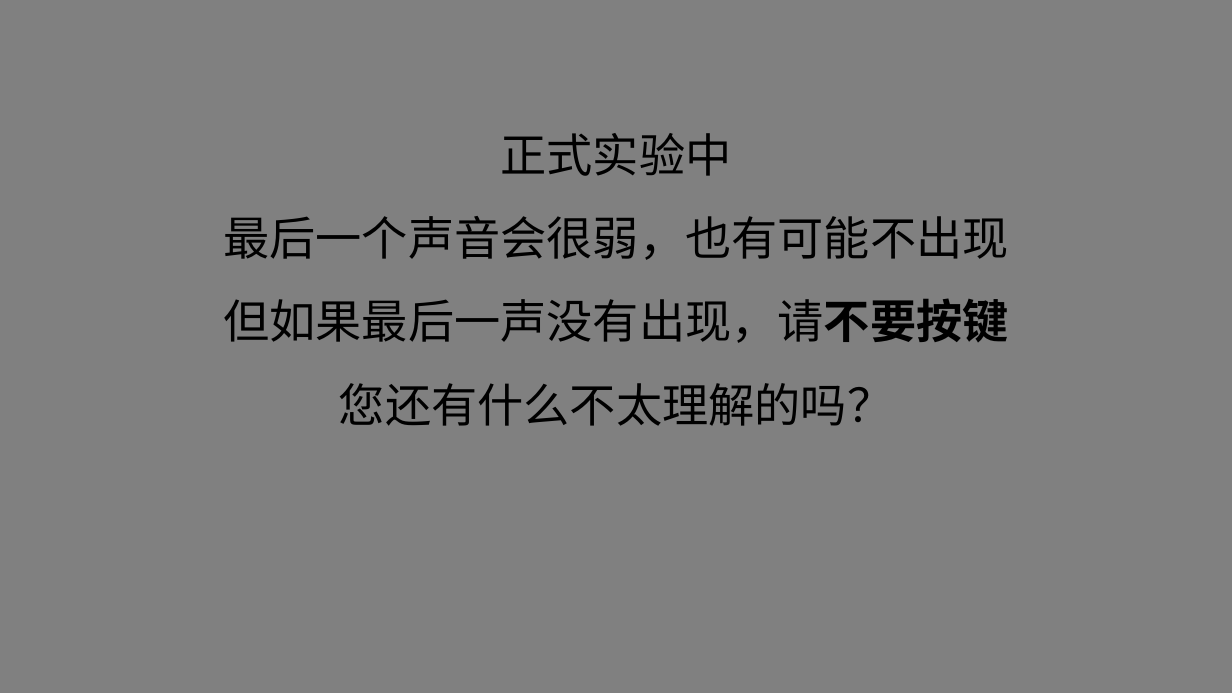
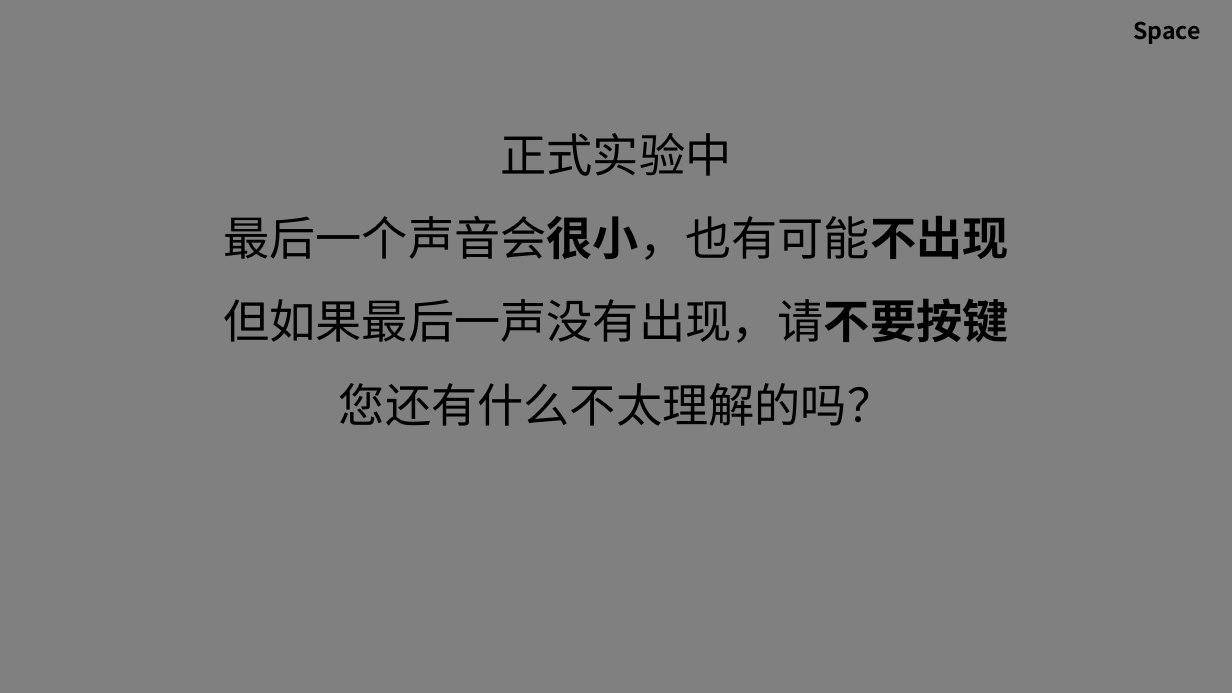
Before and after one commit to lyxose/RhythmicCue, a slide deck: slide 16 of Instructions/指导语.pptx (slide 14 before the commit). Drawn at 1232x693 pixels with LibreOffice and Linux fonts; fonts in the diff are those of the drawing. Boxes give left, top, right and bottom in pixels: in the first picture for what was removed or moved away, otherwise in the second. Text is boxed around its words. In the diff, an @@ line names an element or a change of style, - is before the commit and + after.

```diff
--- a/Instructions/指导语.pptx
+++ b/Instructions/指导语.pptx
@@ text added at <box>1133,21,1201,44</box>, 18 pt, text #000000, bold @@
+Space
@@ text at <box>223,216,1008,260</box>: text changed @@
-最后一个声音会很弱，也有可能不出现
+最后一个声音会很小，也有可能不出现
```
Also in this commit, not shown: 9 other slides changed, 9 slides added, 28 other files.
